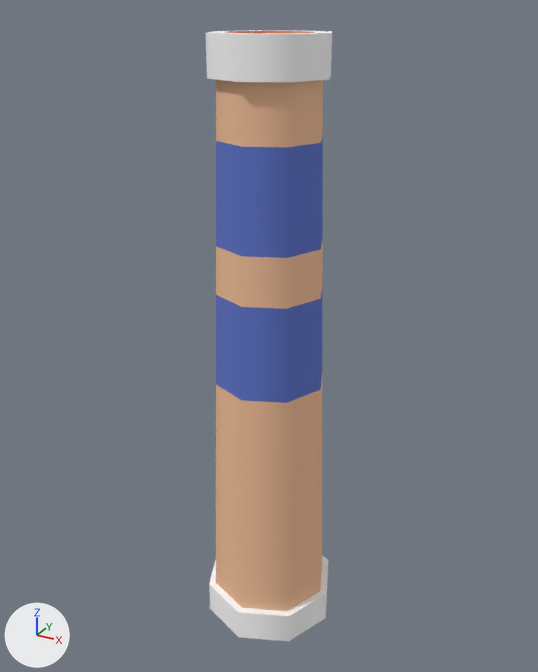
A saved change to the glTF model assets/kenney/cityindustrial/chimney-medium.glb.
Rendered twice from a 50 mm lens placed at (1.026, -1.874, 1.982), pointed at (-0.018, 0.025, 1.032). Every picture has the same lights, and +X, +Y and +Z are marked at lower left. The picture after the commit comes second.

Names of what the first picture shows: 'chimney-medium'.
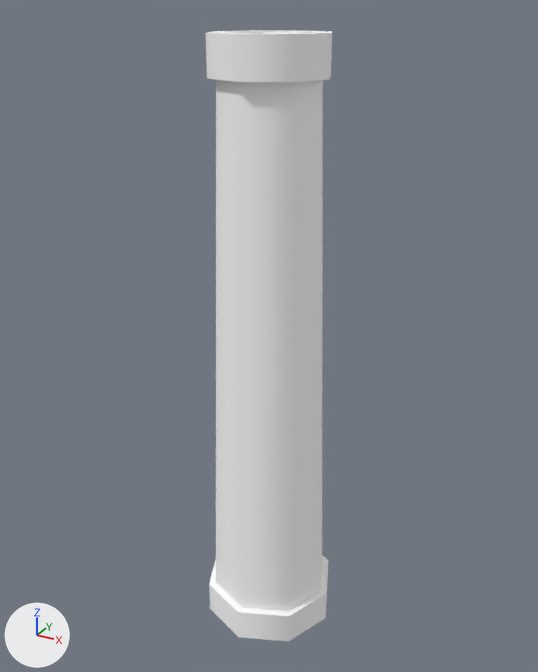
Location of each change, (x1, y1, x2, y2) in pixels of the pictures (538 x 672 px):
```json
{"object": "chimney-medium", "change": "recoloured", "before": [209, 30, 328, 617], "after": [209, 30, 328, 617], "on screen": "lighter"}
```

Scene script edits in JSON lines:
```json
{"op": "add", "block": "mat_colormap_006", "code": ["mat_colormap_006 = principled_material('colormap.006')", "mat_colormap_006.base_color = (1.0, 1.0, 1.0)  # white #ffffff", "mat_colormap_006.roughness = 1.0"]}
{"block": "me_chimney_medium", "where": "me_chimney_medium.from_pydata(...)  # 116 vertices, 168 faces; spans x -0.22..0.22, y -0.22..0.22, z 0.0..1.92"}
{"op": "remove", "block": "me_chimney_medium", "code": "me_chimney_medium.materials.append(mat_colormap)"}
{"op": "add", "block": "me_chimney_medium", "code": "me_chimney_medium.materials.append(mat_colormap_006)  # white #ffffff"}
```
